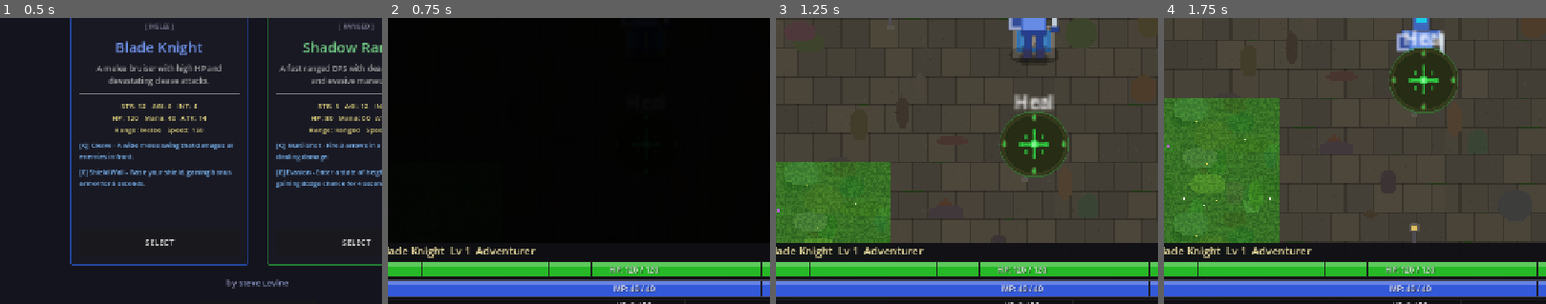
Above: before the commit, frames 1-4 (left to right).
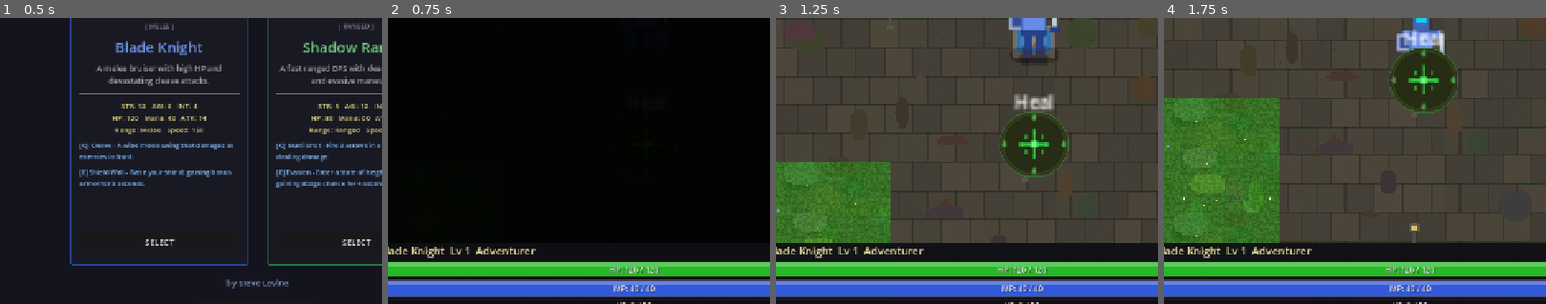
Above: after the commit, the same moments.

Repository: slxny/legends-open-rpg
Game: Godot game, scene res://scenes/main.tscn
The game is run twice, just before and just after one commit, with the same random seed, the same clock (stepped at 60 frames per second) and the same inputs.
Inputs (mouse positions are % of the whole screen's width and height, from its top left):
- Up to frame 1 (0.5 s): no input
- Up to frame 2 (0.75 s): click "SELECT" at 0.5 s
- Up to frame 3 (1.25 s): no input
- Up to frame 4 (1.75 s): tap Enter at 1.25 s; drag from (7, 92) to (50, 66) at 1.27 s
The pictures show only the part of the screen within x 16-66%, y 44-94%; the shares and areas given below are measured in that part.

Frame 1 is identical in both runs. In frame 2, 0.1% of the frame differs, in the area x 8-98%, y 85-98%; in frame 3, 0.1%; in frame 4, 0.1%.

Commit message:
Remove vertical segment lines from HP/MP/XP stat bars
Replace segmented bar rendering with continuous filled rectangles,
eliminating the 1px gap lines between segments.

https://claude.ai/code/session_01JrUaZS46CqaXAMqZh97tLC

Diff:
--- a/scripts/ui/sc_bar.gd
+++ b/scripts/ui/sc_bar.gd
@@ -47,37 +47,20 @@
 
 	var ratio = clampf(current_val / max_val, 0.0, 1.0)
 
-	# Determine segment count
-	var segs = segment_count
-	if segs <= 0:
-		segs = clampi(int(max_val / 10.0), 4, 40)
-
-	var seg_gap = 1.0
-	var total_gaps = (segs - 1) * seg_gap
-	var seg_width = (inner_size.x - total_gaps) / float(segs)
-	if seg_width < 2.0:
-		seg_width = 2.0
-		segs = int((inner_size.x + seg_gap) / (seg_width + seg_gap))
-
-	var filled_segs = int(ceil(ratio * segs))
-
 	# Get bar color based on mode and fill ratio
 	var bar_color = _get_bar_color(ratio)
-	var bar_color_dark = bar_color.darkened(0.3)
 
-	for i in range(segs):
-		var seg_x = inner_pos.x + i * (seg_width + seg_gap)
-		var seg_rect = Rect2(Vector2(seg_x, inner_pos.y), Vector2(seg_width, inner_size.y))
+	# Empty portion
+	draw_rect(Rect2(inner_pos, inner_size), Color(0.06, 0.06, 0.08))
 
-		if i < filled_segs:
-			# Filled segment — slight gradient (top lighter)
-			draw_rect(seg_rect, bar_color)
-			# Highlight on top pixel row
-			var highlight_rect = Rect2(seg_rect.position, Vector2(seg_rect.size.x, max(1, seg_rect.size.y * 0.3)))
-			draw_rect(highlight_rect, bar_color.lightened(0.25))
-		else:
-			# Empty segment — very dark
-			draw_rect(seg_rect, Color(0.06, 0.06, 0.08))
+	# Filled portion — continuous bar
+	var filled_width = inner_size.x * ratio
+	if filled_width > 0:
+		var filled_rect = Rect2(inner_pos, Vector2(filled_width, inner_size.y))
+		draw_rect(filled_rect, bar_color)
+		# Highlight on top portion for depth
+		var highlight_rect = Rect2(inner_pos, Vector2(filled_width, max(1, inner_size.y * 0.3)))
+		draw_rect(highlight_rect, bar_color.lightened(0.25))
 
 	# Label overlay
 	if show_label and not label_text.is_empty():
